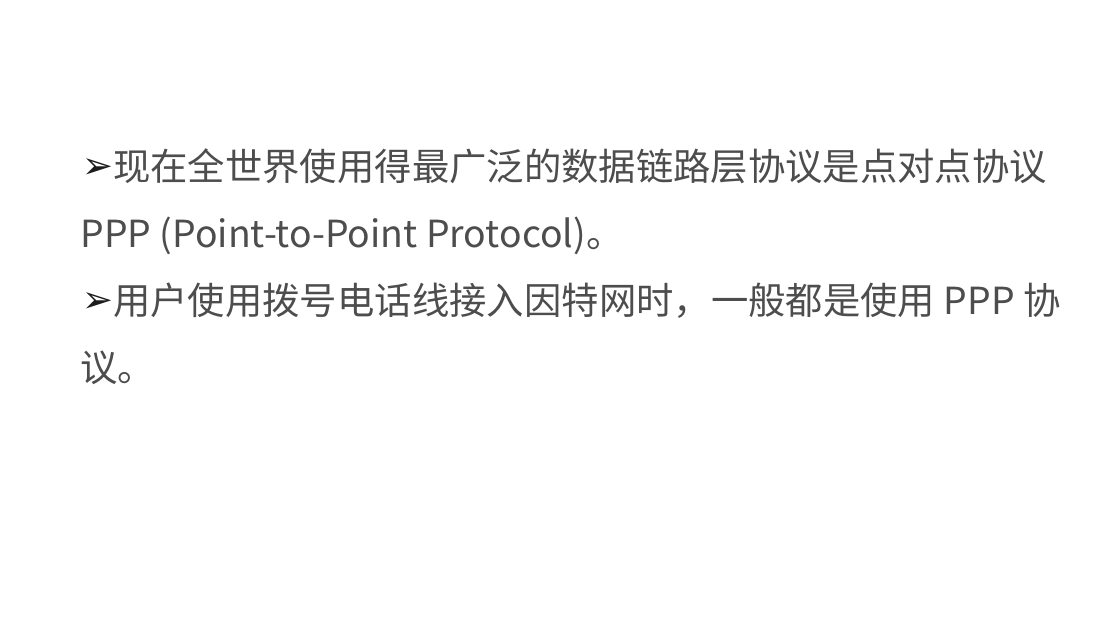
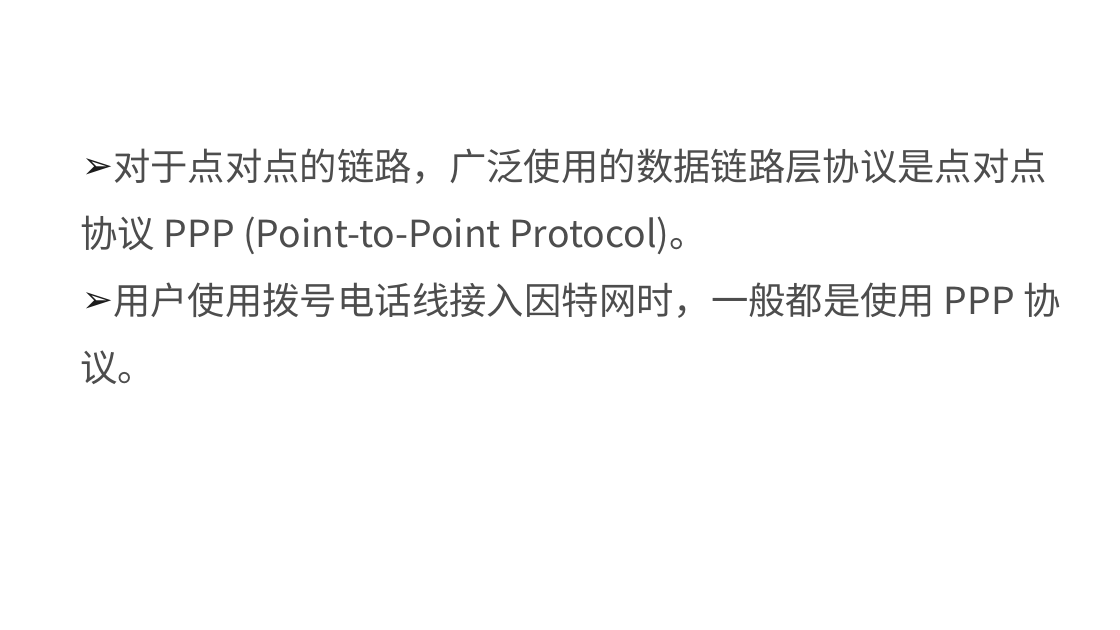
Before and after one commit to edu2act/course-NetWork, a slide deck: slide 26 of materials/slides/ch03 Data Link Layer.pptx. Drawn at 1120x630 pixels with LibreOffice and Linux fonts; fonts in the diff are those of the drawing; background and template pictures are left out. Boxes give left, top, right and bottom in pixels: in the first picture for what was removed or moved away, otherwise in the second. Text is boxed around its words. In the diff, an @@ line names an element or a change of style, - is before the commit and + after.

```diff
--- a/materials/slides/ch03 Data Link Layer.pptx
+++ b/materials/slides/ch03 Data Link Layer.pptx
@@ text at [81,148,1047,254]: text changed @@
-➢ 现在全世界使用得最广泛的数据链路层协议是点对点协议 PPP (Point-to-Point Protocol)。
+➢ 对于点对点的链路，广泛使用的数据链路层协议是点对点协议 PPP (Point-to-Point Protocol)。
```
Also in this commit, not shown: 16 other slides changed.
